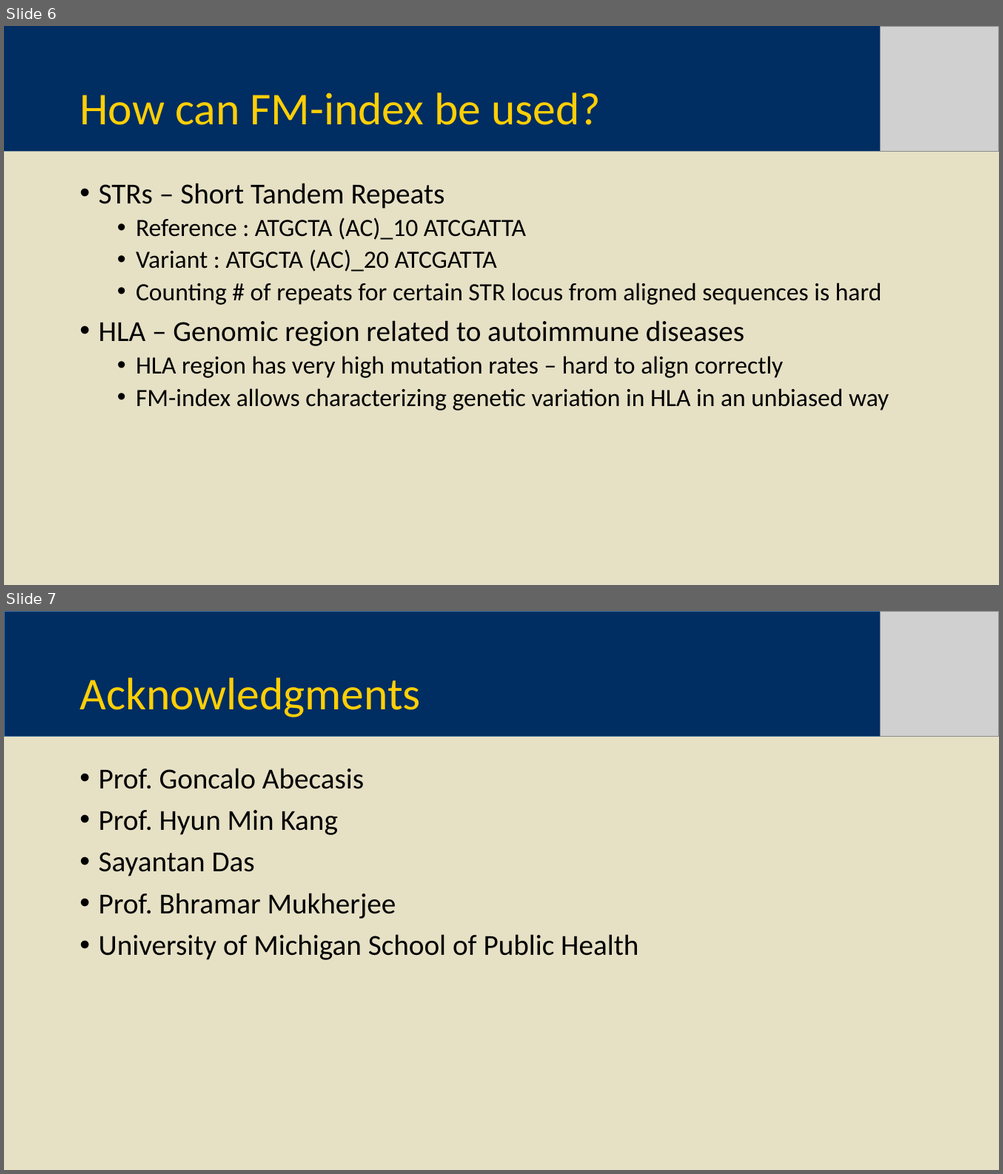
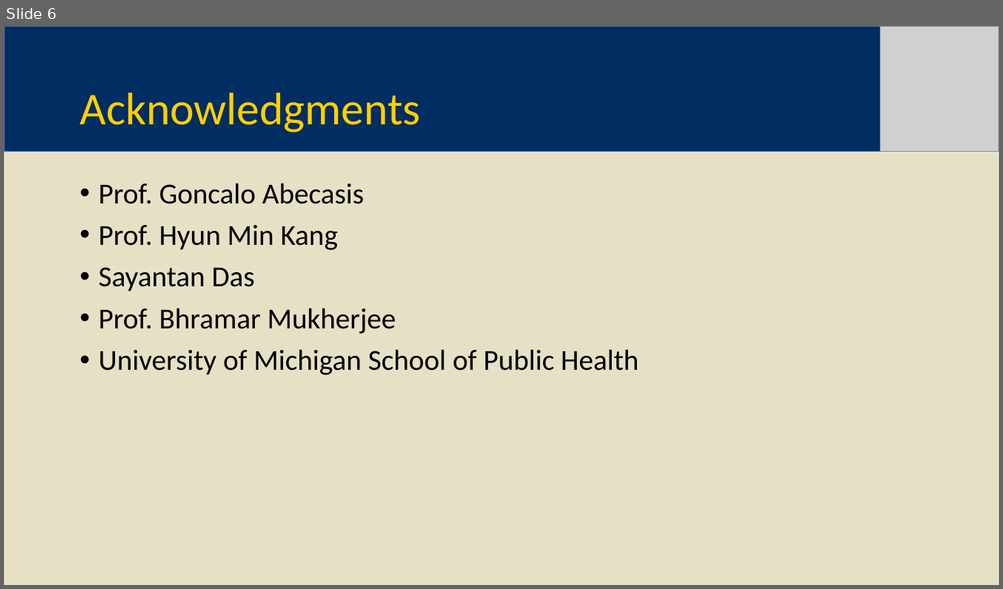
Before and after one commit to ebenmichael/genomics, a slide deck: presentation/Rapid Indexing and Searching of Genomes.pptx. Shown one above the other, each under a label of ours: slides 6 and 7 before the commit, slide 6 after it. The pictures are 1003x1174 and 1003x589 pixels, drawn with LibreOffice and Linux fonts; fonts in the diff are those of the drawing; grey boxes stand for pictures. Boxes give left, top, right and bottom in pixels: in the first picture for what was removed or moved away, otherwise in the second. Text is boxed around its words. In the diff, an @@ line names an element or a change of style, - is before the commit and + after.

```diff
--- a/presentation/Rapid Indexing and Searching of Genomes.pptx
+++ b/presentation/Rapid Indexing and Searching of Genomes.pptx
@@ slide 6 removed at bbox=[4, 26, 999, 585], background #E6E1C5 @@
@@ rectangle removed at bbox=[4, 26, 999, 151] @@
@@ picture removed at bbox=[880, 26, 999, 151] @@
@@ title removed at bbox=[79, 93, 600, 125] @@
-How can FM-index be used?
@@ text removed at bbox=[99, 183, 888, 411] @@
-• STRs – Short Tandem Repeats
-  • Reference : ATGCTA (AC)_10 ATCGATTA
-  • Variant : ATGCTA (AC)_20 ATCGATTA
-  • Counting # of repeats for certain STR locus from aligned sequences is hard
-• HLA – Genomic region related to autoimmune diseases
-  • HLA region has very high mutation rates – hard to align correctly
-  • FM-index allows characterizing genetic variation in HLA in an unbiased way
@@ what was slide 7 is now slide 6 @@
```
Also in this commit, not shown: 4 slides changed, 1 other file.
